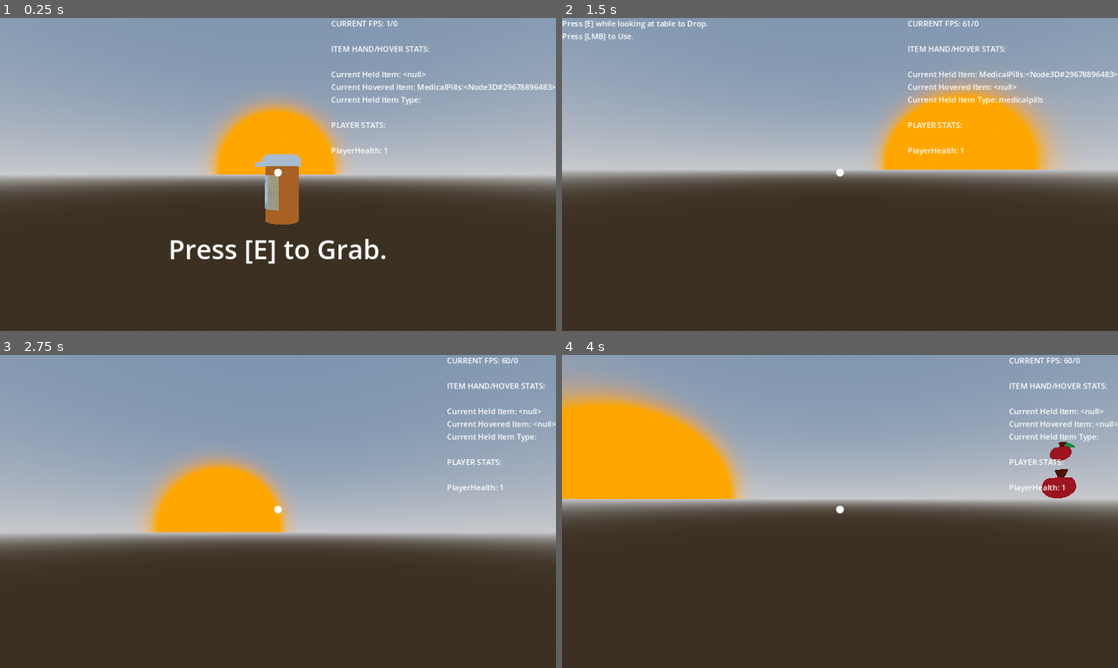
Above: before the commit, frames 1-4 (two rows, left to right).
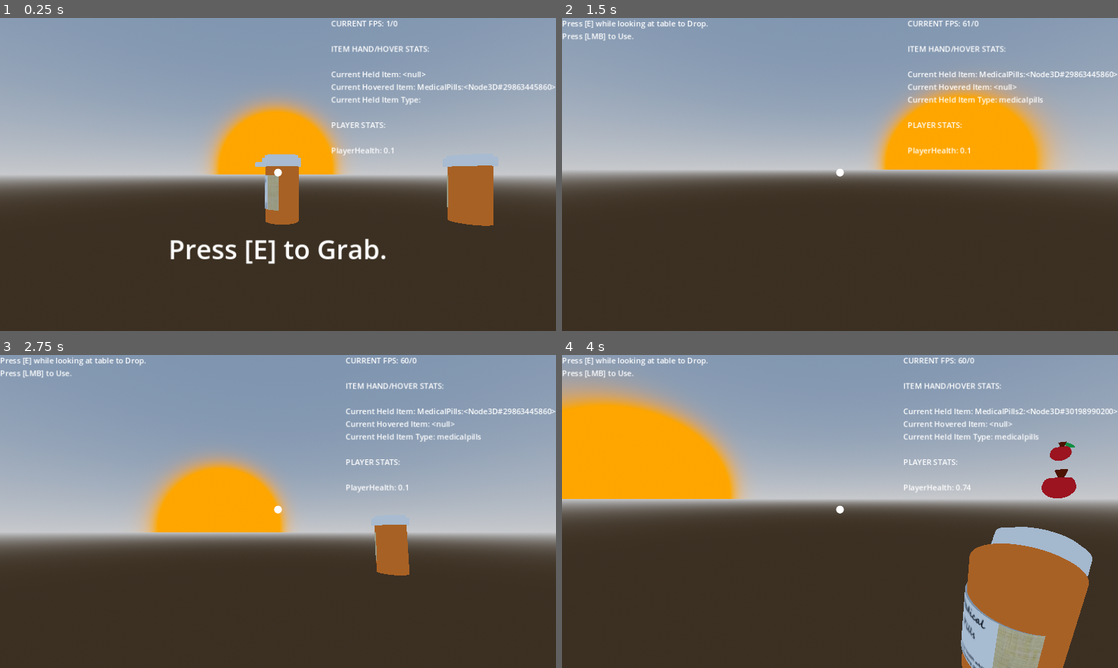
Above: after the commit, the same moments.

Repository: Kufferey/Dusk-is-Done-old
Game: Godot game, scene res://Scenes/States/gamestate.tscn
The game is run twice, just before and just after one commit, with the same random seed, the same clock (stepped at 60 frames per second) and the same inputs. This scene is started directly instead of the project's main scene.
Inputs (mouse positions are in pixels of both pictures, inside the frame that each line leads up to):
- Up to frame 1 (0.25 s): no input
- Up to frame 2 (1.5 s): tap E (interact) at 0.5 s; move the mouse to (867, 174) at 0.52 s; hold E (interact) 0.53-1.28 s; click (867, 174) at 0.8 s; move the mouse to (812, 174) at 1.27 s; click (812, 174) at 1.35 s
- Up to frame 3 (2.75 s): tap E (interact) at 1.55, 2 s; move the mouse to (289, 505) at 2.02 s; hold E (interact) from 2.03 s (still down); click (289, 505) at 2.3 s
- Up to frame 4 (4 s): move the mouse to (834, 517) at 2.77 s; release E (interact) at 2.78 s; click (834, 517) at 2.85 s; tap E (interact) at 3.05 s; tap Enter at 3.5 s; move the mouse to (878, 514) at 3.52 s; hold E (interact) from 3.53 s (still down); click (878, 514) at 3.8 s

The runs differ from the first frame. In frame 1, 1.6% of the frame differs, in the area x 69-100%, y 21-67%; in frame 2, less than 0.1%; in frame 3, 3.4%; in frame 4, 11%, in the area x 0-100%, y 0-100%.

Commit message:
Small Patch.

Diff:
--- a/Scenes/States/gamestate.tscn
+++ b/Scenes/States/gamestate.tscn
@@ -108,7 +108,7 @@
 [node name="cameraPos" type="Node3D" parent="Player"]
 
 [node name="ItemHolder" type="Node3D" parent="Player/cameraPos"]
-transform = Transform3D(1, 0, 0, 0, 1, 0, 0, 0, 1, 0.0962808, -0.0862429, -0.100495)
+transform = Transform3D(1, 0, 0, 0, 1, 0, 0, 0, 1, 0.096, -0.1, -0.1)
 
 [node name="Camera3D" type="Camera3D" parent="Player/cameraPos"]
 
@@ -119,5 +119,10 @@
 
 [node name="InteractableItems" type="Node3D" parent="."]
 
+[node name="Cherries" type="Node3D" parent="InteractableItems"]
+
 [node name="MedicalPills" parent="InteractableItems" instance=ExtResource("3_f2wx4")]
 transform = Transform3D(1, 0, 0, 0, 1, 0, 0, 0, 1, 0, -0.0560369, -0.247752)
+
+[node name="MedicalPills2" parent="InteractableItems" instance=ExtResource("3_f2wx4")]
+transform = Transform3D(-0.175521, 0, -0.984476, 0, 1, 0, 0.984476, 0, -0.175521, 0.228653, -0.0560369, -0.247752)
--- a/Scenes/States/mainmenu.tscn
+++ b/Scenes/States/mainmenu.tscn
@@ -1,42 +1,25 @@
-[gd_scene load_steps=8 format=3 uid="uid://csft04orp86k2"]
+[gd_scene load_steps=3 format=3 uid="uid://csft04orp86k2"]
 
 [ext_resource type="Script" path="res://Src/Menus/mainmenu.gd" id="1_cx8so"]
-[ext_resource type="Shader" path="res://Src/Menus/mainmenu/cherryShader.gdshader" id="2_4ueo3"]
-[ext_resource type="PackedScene" uid="uid://dtxecb7dh11gl" path="res://Scenes/Prefabs/mainmenu/menu_ui.tscn" id="3_la75e"]
+[ext_resource type="PackedScene" uid="uid://bk3nfdssu88vn" path="res://Scenes/States/mainmenu/dayslot/day_select_slot.tscn" id="2_7na22"]
 
-[sub_resource type="ProceduralSkyMaterial" id="ProceduralSkyMaterial_s5hbg"]
-sky_horizon_color = Color(0.64625, 0.65575, 0.67075, 1)
-ground_horizon_color = Color(0.64625, 0.65575, 0.67075, 1)
-
-[sub_resource type="Sky" id="Sky_34rai"]
-sky_material = SubResource("ProceduralSkyMaterial_s5hbg")
-
-[sub_resource type="Environment" id="Environment_cca25"]
-background_mode = 2
-sky = SubResource("Sky_34rai")
-tonemap_mode = 2
-glow_enabled = true
-
-[sub_resource type="ShaderMaterial" id="ShaderMaterial_eudxu"]
-render_priority = 0
-shader = ExtResource("2_4ueo3")
-
-[node name="MainMenu" type="Node2D"]
+[node name="MainMenu" type="Node"]
 script = ExtResource("1_cx8so")
 
-[node name="MenuScreen" type="Node3D" parent="."]
+[node name="Menus" type="Node2D" parent="."]
+metadata/_edit_lock_ = true
 
-[node name="WorldEnvironment" type="WorldEnvironment" parent="MenuScreen"]
-environment = SubResource("Environment_cca25")
+[node name="Menu" type="Node2D" parent="Menus"]
+metadata/_edit_lock_ = true
 
-[node name="Camera3D" type="Camera3D" parent="MenuScreen"]
+[node name="Options" type="Node2D" parent="Menus"]
+visible = false
+metadata/_edit_lock_ = true
 
-[node name="DirectionalLight3D" type="DirectionalLight3D" parent="MenuScreen"]
-transform = Transform3D(-0.866023, -0.433016, 0.250001, 0, 0.499998, 0.866027, -0.500003, 0.749999, -0.43301, 0, 0, 0)
-shadow_enabled = true
+[node name="DaySelect" type="Node2D" parent="Menus"]
+metadata/_edit_lock_ = true
 
-[node name="CSGBox3D" type="CSGBox3D" parent="MenuScreen"]
-transform = Transform3D(1, 0, 0, 0, 1, 0, 0, 0, 1, 0, 0, -2.79748)
-material = SubResource("ShaderMaterial_eudxu")
-
-[node name="MenuUi" parent="." instance=ExtResource("3_la75e")]
+[node name="DaySelectSlot" parent="Menus/DaySelect" instance=ExtResource("2_7na22")]
+position = Vector2(200, 136)
+DayName = "103"
+DayEvents = "???"
--- /dev/null
+++ b/Scenes/States/mainmenu/dayslot/day_select_slot.tscn
@@ -0,0 +1,75 @@
+[gd_scene load_steps=6 format=3 uid="uid://bk3nfdssu88vn"]
+
+[ext_resource type="Script" path="res://Src/Menus/dayselect/DaySelectSlot.gd" id="1_s4o83"]
+[ext_resource type="Texture2D" uid="uid://cooq8k3435srj" path="res://Assets/Images/_branding/Icon.png" id="2_cv0o5"]
+
+[sub_resource type="Theme" id="Theme_5h8x1"]
+default_font_size = 30
+
+[sub_resource type="Theme" id="Theme_eyck5"]
+default_font_size = 15
+
+[sub_resource type="RectangleShape2D" id="RectangleShape2D_0e3n0"]
+size = Vector2(144, 144)
+
+[node name="DaySelectSlot" type="Node2D" groups=["dayselectslot"]]
+script = ExtResource("1_s4o83")
+
+[node name="Icon" type="Node2D" parent="."]
+
+[node name="Icon1" type="SubViewportContainer" parent="Icon"]
+offset_left = -64.0
+offset_top = -64.0
+offset_right = 64.0
+offset_bottom = 64.0
+
+[node name="SubViewport" type="SubViewport" parent="Icon/Icon1"]
+size = Vector2i(128, 128)
+
+[node name="Sprite2D" type="Sprite2D" parent="Icon/Icon1/SubViewport"]
+scale = Vector2(0.5, 0.5)
+texture = ExtResource("2_cv0o5")
+
+[node name="Node3D" type="Node3D" parent="Icon/Icon1/SubViewport"]
+
+[node name="Control" type="Control" parent="."]
+layout_mode = 3
+anchors_preset = 0
+offset_left = -64.0
+offset_top = -64.0
+offset_right = 64.0
+offset_bottom = 64.0
+mouse_default_cursor_shape = 2
+
+[node name="DayName" type="Label" parent="Control"]
+layout_mode = 1
+anchors_preset = 15
+anchor_right = 1.0
+anchor_bottom = 1.0
+grow_horizontal = 2
+grow_vertical = 2
+theme = SubResource("Theme_5h8x1")
+text = "DAY: ???"
+horizontal_alignment = 1
+vertical_alignment = 1
+
+[node name="DayEvents" type="Label" parent="Control"]
+layout_mode = 1
+anchors_preset = 15
+anchor_right = 1.0
+anchor_bottom = 1.0
+offset_top = 80.0
+grow_horizontal = 2
+grow_vertical = 2
+theme = SubResource("Theme_eyck5")
+text = "EVENTS: Don, "
+horizontal_alignment = 1
+vertical_alignment = 2
+autowrap_mode = 3
+clip_text = true
+text_overrun_behavior = 2
+
+[node name="Area2D" type="Area2D" parent="."]
+
+[node name="CollisionShape2D" type="CollisionShape2D" parent="Area2D"]
+shape = SubResource("RectangleShape2D_0e3n0")
--- a/Src/Gameplay/gamestate.gd
+++ b/Src/Gameplay/gamestate.gd
@@ -1,7 +1,16 @@
 class_name GameState extends Node3D
+
+signal newDay(dayName:String, scoreForComplete:float)
+
+# Day Vars
+var currentDay:int
+var currentDaysPast:int
 
 # Player Vars
 var playerHealth:float ## Player Health. 0 to 1.
+var playerScore:int
+
+var currentTableItems:Array
 
 var isHoldingItem:bool ## Checks if holding item.
 
@@ -40,11 +49,20 @@
 var cherryTypesStory:Array[String] ## Any Story related item to add to cherry bush. 'donStory', 'killed2004'
 
 var cherrySection:int ## The section your on.
+var lastCherrySection:int ## The last section your on.
 
 # Item Preload (Lag Spike fix)
 
-@onready var cherryOnBush:PackedScene = preload("res://Scenes/Prefabs/objects/cherryOnBush.tscn")
-@onready var medicalPills:PackedScene = preload("res://Scenes/Prefabs/objects/equipment/medical_pills.tscn")
+#Old
+#@onready
+#var cherryOnBush:PackedScene = preload("res://Scenes/Prefabs/objects/cherryOnBush.tscn")
+#@onready
+#var medicalPills:PackedScene = preload("res://Scenes/Prefabs/objects/equipment/medical_pills.tscn")
+
+@export_category("Game Objects")
+@export_group("Items")
+@export var cherryOnBush:PackedScene = preload("res://Scenes/Prefabs/objects/cherryOnBush.tscn")
+@export var medicalPills:PackedScene = preload("res://Scenes/Prefabs/objects/equipment/medical_pills.tscn")
 
 # - Nodes
 var interationObjectsContainer:Node3D ## The node that all World interatable objects go to.
@@ -61,7 +79,7 @@
 		cherryOnBushInstance.position = positionObject
 		cherryOnBushInstance.rotation = rotationObject
 
-		interationObjectsContainer.add_child(cherryOnBushInstance)
+		interationObjectsContainer.get_node('Cherries').add_child(cherryOnBushInstance)
 
 	print(amount, " ", typeOfCherry, " Cherry(s) Created. ", " AT POSITION: ", positionObject, " ROTATION OF: ", rotationObject)
 
@@ -71,8 +89,8 @@
 
 	if (
 		totalCount <= 0
-	|| totalObjects == []
-	|| totalObjects.is_empty()
+		|| totalObjects == []
+		|| totalObjects.is_empty()
 	):
 		print("Could not remove objects. None to remove.")
 		return
@@ -87,25 +105,32 @@
 
 	print(totalCount, " Objects Deleted.")
 
-func _create_object_from_prefab(pathToPrefab:String, objectPosition:Vector3, objectRotation:Vector3) -> void:
-	var prefabFullPath:String = ("res://Scenes/Prefabs/" + pathToPrefab)
-	if prefabFullPath:
-		if prefabFullPath == null:
-			print("Object could not be created. No pathToPrefab argument.")
+func _create_object_from_prefab(prefab:PackedScene, objectPosition:Vector3, objectRotation:Vector3) -> void:
+	var loadedObject:Node3D = prefab.instantiate()
+	if loadedObject:
+		if loadedObject == null:
+			print("Object could not be created. No prefab argument.")
 			return
-		elif prefabFullPath != null:
-			var objectInstance:Node3D = load(pathToPrefab).instantiate()
-			objectInstance.rotation = objectRotation
-			objectInstance.position = objectPosition
-
-			add_child(objectInstance)
+		elif loadedObject != null:
+			loadedObject.rotation = objectRotation
+			loadedObject.position = objectPosition
+
+			print("Added Prefab: " + str(loadedObject))
+			interationObjectsContainer.add_child(loadedObject)
 
 func add_cherry_type(newType:String) -> void:
 	cherryTypes.append(newType)
+
+func add_table_item(newItem:String) -> void:
+	currentTableItems.append(newItem)
 
 func get_cherry_count() -> int:
 	var currentCherries:int = interationObjectsContainer.get_child_count(true)
 	return currentCherries
+
+func get_current_table_items() -> Array:
+	var placeholder:Array = ["medicalpills"]
+	return placeholder
 
 func get_current_hovered_item() -> InteractableObject:
 	if playerRaycast.is_colliding():
@@ -165,9 +190,9 @@
 			'medicalpills':
 				currentHeldItem.emit_signal("consumeMedicalPills")
 
-				await (get_tree().create_timer(1.7).timeout)
-
-				playerHealth += 0.2
+				await (get_tree().create_timer(2).timeout)
+
+				playerHealth += 0.32
 				_reset_all_hold_items()
 
 			'medicalscanner':
@@ -219,7 +244,7 @@
 		print("Could not pick item up: Already have one in hand.")
 
 func is_section_clear() -> bool:
-	var cherryCount:int = interationObjectsContainer.get_child_count(true)
+	var cherryCount:int = interationObjectsContainer.get_node("Cherries").get_child_count(true)
 	if (
 		cherryCount <= 0
 		|| cherryCount == null
@@ -229,6 +254,7 @@
 		return false
 
 func _new_cherry_section() -> void:
+	lastCherrySection = cherrySection
 	cherrySection += 1
 	print("New Cherry Section: ", cherrySection)
 
@@ -260,7 +286,7 @@
 	# start
 	interationObjectsContainer = $InteractableItems
 
-	playerHealth = 1
+	playerHealth = .1
 	playerRaycast = $Player/cameraPos/RayCast3D
 	playerCamera = $Player/cameraPos
 	playerItemHolderHand = $Player/cameraPos/ItemHolder
@@ -272,7 +298,7 @@
 	DebuggingText = $UI/DebugText
 
 	Input.set_mouse_mode(Input.MOUSE_MODE_CAPTURED)
-	DisplayServer.window_set_mode(DisplayServer.WINDOW_MODE_FULLSCREEN)
+	DisplayServer.window_set_mode(DisplayServer.WINDOW_MODE_EXCLUSIVE_FULLSCREEN)
 
 	await get_tree().create_timer(1.5).timeout
 	_create_cherry_on_bush(cherryTypes[0], Vector3(0.5,0,0), Vector3(0,0,0), 1)
@@ -281,11 +307,11 @@
 	await get_tree().create_timer(1.5).timeout
 	_create_cherry_on_bush(cherryTypes[0], Vector3(-0.5,0,0), Vector3(0,0,0), 1)
 	await get_tree().create_timer(1.5).timeout
-	_create_cherry_on_bush(cherryTypes[0], Vector3(0.0,0.5,0), Vector3(0,0,0), 1)
+	_create_object_from_prefab(medicalPills, Vector3(0, 0.4, 0), Vector3(0,0,0))
 
 func _input(event: InputEvent) -> void:
 	if (
-		Input.is_action_just_pressed("interact")
+		event.is_action_pressed("interact")
 		&& canInteract == true
 	):
 		set_hovered_to_held_item()
@@ -296,19 +322,16 @@
 func _physics_process(delta: float) -> void:
 	# Player Stuff
 	if (
-		isHoldingItem
+		isHoldingItem == true
 		&& currentHeldItem != null
 	):
-		if (
-			isHoldingItem == true
-			&& currentHeldItem != null
-		):
-			currentHeldItem.rotation.y = playerItemHolderHand.global_rotation.y
-			currentHeldItem.rotation.x = playerItemHolderHand.global_rotation.x
-			currentHeldItem.position = lerp(Vector3(
-				currentHeldItem.position.x, currentHeldItem.position.y, currentHeldItem.position.z),
-				Vector3(playerItemHolderHand.global_position.x, playerItemHolderHand.global_position.y, playerItemHolderHand.global_position.z),
-				5 * delta)
+		currentHeldItem.rotation.z = playerItemHolderHand.global_rotation.z
+		currentHeldItem.rotation.y = playerItemHolderHand.global_rotation.y
+		currentHeldItem.rotation.x = playerItemHolderHand.global_rotation.x
+		currentHeldItem.position = lerp(Vector3(
+			currentHeldItem.position.x, currentHeldItem.position.y, currentHeldItem.position.z),
+			Vector3(playerItemHolderHand.global_position.x, playerItemHolderHand.global_position.y, playerItemHolderHand.global_position.z),
+			5.5 * delta)
 
 func _process(delta: float) -> void:
 	# debug
@@ -319,6 +342,7 @@
 	interactionTextNode.text = _update_interaction_text()
 	itemControllsTextNode.text = _update_current_controls_text()
 
+	currentTableItems = get_current_table_items()
 	currentHoveredItem = get_current_hovered_item()
 
 	if playerHealth > 1:
--- /dev/null
+++ b/Src/Menus/dayselect/DaySelectSlot.gd
@@ -0,0 +1,21 @@
+class_name DaySelectSlot extends Node2D
+
+@export
+var DayName:String
+@export
+var DayEvents:String
+@export
+var DayDescription:String
+@export
+var Icon:int
+
+@onready var day_name:Label = $Control/DayName
+@onready var day_events:Label = $Control/DayEvents
+
+func _ready() -> void:
+	day_name.text = (
+		"DAY: " + DayName
+	)
+	day_events.text = (
+		"EVENTS: " + DayEvents
+	)
--- a/Src/Menus/mainmenu.gd
+++ b/Src/Menus/mainmenu.gd
@@ -1,6 +1 @@
-extends Node2D
-
-var menu_ui:Control
-
-func _ready() -> void:
-	menu_ui = $MenuUi
+extends Node
Not shown, changed: export_presets.cfg
